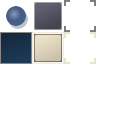
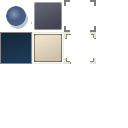
Layered file, before and after one edit (128px x 128px). Changes by layer:
painted on "goals" over 31, 22, 96, 64
